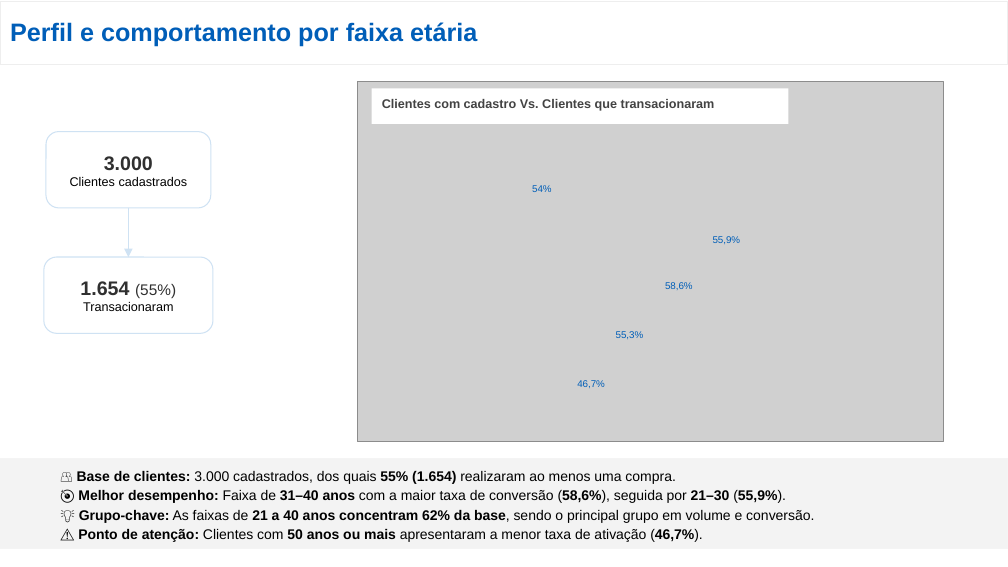
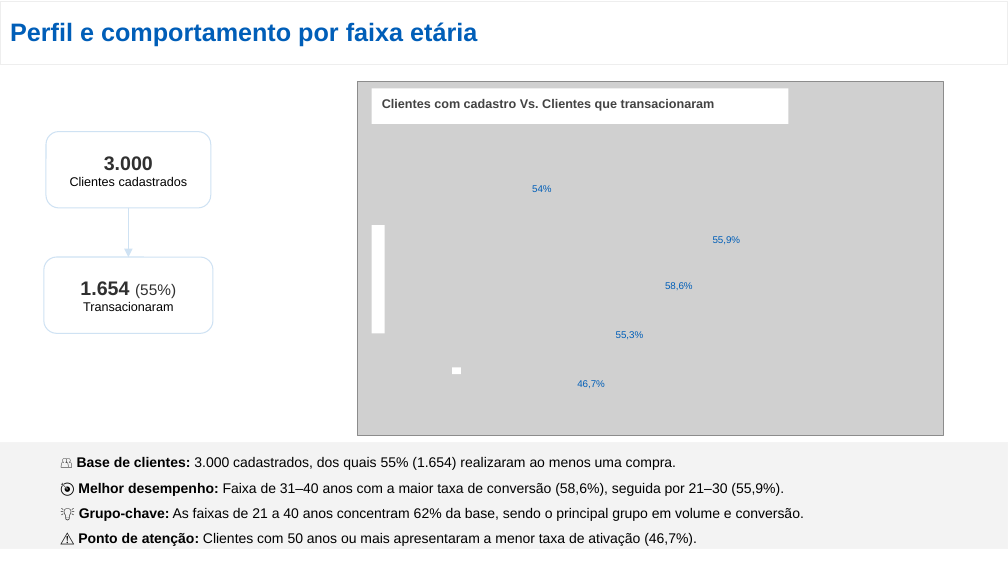
Before and after one commit to siads/projeto_git, a slide deck: slide 3 of Untitled presentation.pptx. Drawn at 1008x567 pixels with LibreOffice and Linux fonts; fonts in the diff are those of the drawing; grey boxes stand for pictures. Boxes give left, top, right and bottom in pixels: in the first picture for what was removed or moved away, otherwise in the second. Text is boxed around its words. In the diff, an @@ line names an element or a change of style, - is before the commit and + after.

```diff
--- a/Untitled presentation.pptx
+++ b/Untitled presentation.pptx
@@ picture resized from (x1=358, y1=82, x2=943, y2=443) to (x1=358, y1=82, x2=943, y2=436) @@
@@ rectangle added at (x1=372, y1=225, x2=385, y2=333), fill #FFFFFF @@
@@ rectangle added at (x1=452, y1=367, x2=461, y2=374), fill #FFFFFF @@
@@ rectangle "👥 Base de clientes: 3.000 ..." resized from (x1=0, y1=459, x2=1008, y2=548) to (x1=0, y1=444, x2=1008, y2=549) @@
@@ rectangle "👥 Base de clientes: 3.000 ..." at (x1=0, y1=444, x2=1008, y2=549): bold off in "55% (1.654)", "31–40 anos (58,6%), 21–30 (55,9%).", "21 a 40 anos concentram 62% da ...", "50 anos ou mais (46,7%)."; line spacing 1.15 to 1.5 @@
```
Also in this commit, not shown: 5 other slides changed, 1 slide added, 3 slides removed, 1 other file.
